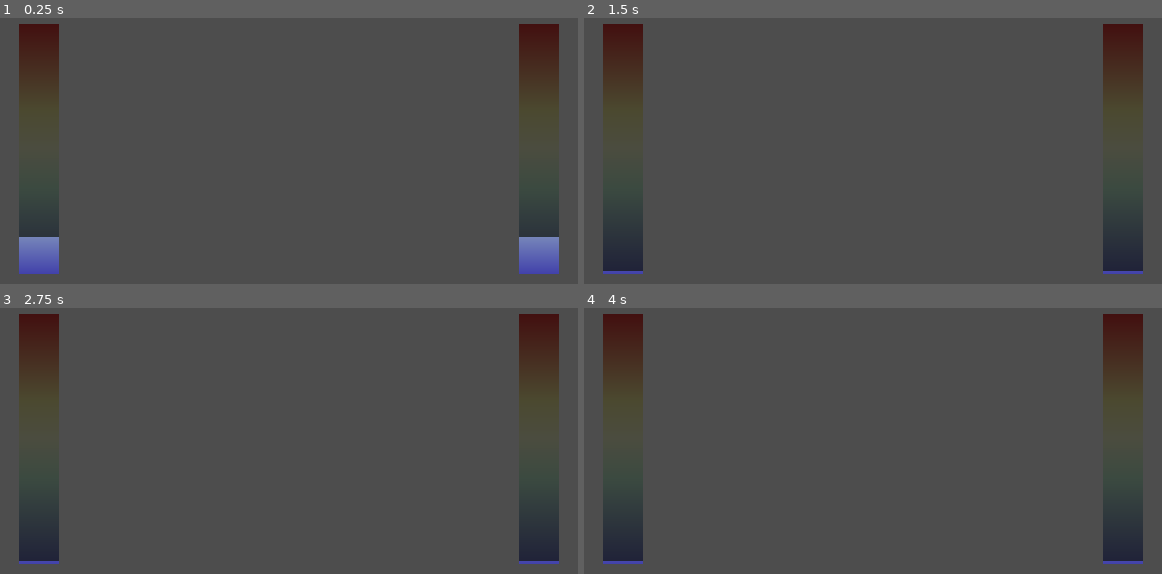
Above: before the commit, frames 1-4 (two rows, left to right).
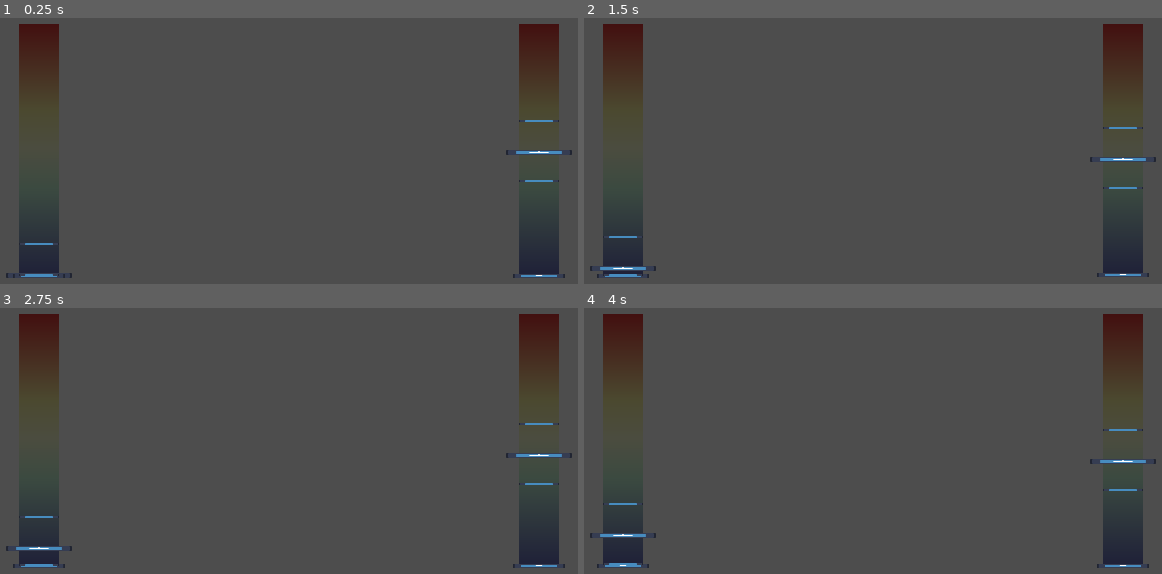
Above: after the commit, the same moments.

Repository: khromeengine/homunculus-GDAC-Jam-S25
Game: Godot game, scene res://scenes/main.tscn
Two runs of this game, one before a commit and one after it. Both use one fixed random seed, a clock stepped at 60 frames per second and the inputs below. The engine's default icon, where the game draws it, is replaced by a stand-in: a white triangle on a blue panel in a dark square.
Inputs (mouse positions are in pixels of both pictures, inside the frame that each line leads up to):
- Up to frame 1 (0.25 s): no input
- Up to frame 2 (1.5 s): move the mouse to (1029, 135) at 0.52 s; click (1029, 135) at 0.6 s; tap Enter at 1.25 s; move the mouse to (734, 214) at 1.27 s; right-click (734, 214) at 1.35 s
- Up to frame 3 (2.75 s): move the mouse to (outside the picture) at 2.02 s; click (outside the picture) at 2.1 s
- Up to frame 4 (4 s): move the mouse to (outside the picture) at 2.77 s; right-click (outside the picture) at 2.85 s; tap Space at 3.5 s; move the mouse to (outside the picture) at 3.52 s; click (outside the picture) at 3.6 s

The runs differ from the first frame. In frame 1, 2.3% of the frame differs, in the area x 1-99%, y 38-98%; in frame 2, 0.7%; in frame 3, 0.6%; in frame 4, 0.6%.

Commit message:
ui changes, confirmed functions work

Diff:
--- a/homunculus/resources/bar.gd
+++ b/homunculus/resources/bar.gd
@@ -37,4 +37,5 @@
 
 
 func function_step(delta: float, time: float):
-	target_velocity_function.call(target_velocity, delta, time, function_args)
+	target_velocity = target_velocity_function.call(target_velocity, delta, time, function_args)
+	print(target_velocity)
--- a/homunculus/resources/stage_res/00intro.tres
+++ b/homunculus/resources/stage_res/00intro.tres
@@ -5,16 +5,16 @@
 [ext_resource type="Script" uid="uid://xbwrn65j1g2a" path="res://scripts/stage/progression_event.gd" id="2_1ufie"]
 [ext_resource type="Script" uid="uid://batikc7b4heqv" path="res://scripts/stage/timed_event.gd" id="4_seijb"]
 
-[sub_resource type="Resource" id="Resource_1ev7f"]
+[sub_resource type="Resource" id="Resource_1ufie"]
 script = ExtResource("1_1ev7f")
-initial_target = 50.0
-target_velocity = 2.0
-leaking_value_velocity = -20.0
-input_value_velocity = 15.0
-progress_velocity = 15.0
-target_override = false
+initial_target = 0.0
+target_velocity = 0.0
+leaking_value_velocity = 0.0
+input_value_velocity = 0.0
+progress_velocity = 0.0
+target_override = true
 target_function = 0
-function_arguments = []
+function_arguments = [9]
 metadata/_custom_type_script = "uid://pgfrnr268xht"
 
 [sub_resource type="Resource" id="Resource_yul0v"]
@@ -23,7 +23,7 @@
 target_velocity = -2.0
 leaking_value_velocity = -10.0
 input_value_velocity = 15.0
-progress_velocity = 5.0
+progress_velocity = 9.0
 target_override = false
 target_function = 0
 function_arguments = []
@@ -38,7 +38,7 @@
 
 [resource]
 script = ExtResource("1_om11f")
-bar_specifications = Array[ExtResource("1_1ev7f")]([SubResource("Resource_1ev7f"), SubResource("Resource_yul0v")])
+bar_specifications = Array[ExtResource("1_1ev7f")]([SubResource("Resource_1ufie"), SubResource("Resource_yul0v")])
 timed_events = Array[ExtResource("4_seijb")]([SubResource("Resource_s1s4h")])
 progression_events = Array[ExtResource("2_1ufie")]([])
 metadata/_custom_type_script = "uid://1dbf20p0bdyx"
--- a/homunculus/resources/textures/bargradient.tres
+++ b/homunculus/resources/textures/bargradient.tres
@@ -6,5 +6,6 @@
 
 [resource]
 gradient = SubResource("Gradient_agmu1")
+width = 40
 height = 300
 fill_from = Vector2(1, 1)
--- a/homunculus/scenes/creature.tscn
+++ b/homunculus/scenes/creature.tscn
@@ -1,6 +1,21 @@
 [gd_scene load_steps=26 format=3 uid="uid://bmpeop4fukp26"]
 
 [ext_resource type="Texture2D" uid="uid://bcfvpt0brbtef" path="res://assets/sprites/homunculus/creature.png" id="1_upmfi"]
+
+[sub_resource type="Animation" id="Animation_0s51c"]
+length = 0.001
+tracks/0/type = "value"
+tracks/0/imported = false
+tracks/0/enabled = true
+tracks/0/path = NodePath("Sprite2D:frame")
+tracks/0/interp = 1
+tracks/0/loop_wrap = true
+tracks/0/keys = {
+"times": PackedFloat32Array(0),
+"transitions": PackedFloat32Array(1),
+"update": 1,
+"values": [0]
+}
 
 [sub_resource type="Animation" id="Animation_bvms0"]
 resource_name = "idle1"
@@ -123,21 +138,6 @@
 "transitions": PackedFloat32Array(1, 1, 1, 1, 1, 1, 1, 1, 1, 1, 1, 1, 1, 1, 1, 1, 1, 1, 1, 1, 1, 1, 1, 1, 1, 1),
 "update": 1,
 "values": [24, 25, 26, 27, 28, 29, 30, 31, 32, 33, 34, 35, 36, 37, 38, 39, 40, 41, 42, 43, 44, 45, 46, 47, 48, 49]
-}
-
-[sub_resource type="Animation" id="Animation_0s51c"]
-length = 0.001
-tracks/0/type = "value"
-tracks/0/imported = false
-tracks/0/enabled = true
-tracks/0/path = NodePath("Sprite2D:frame")
-tracks/0/interp = 1
-tracks/0/loop_wrap = true
-tracks/0/keys = {
-"times": PackedFloat32Array(0),
-"transitions": PackedFloat32Array(1),
-"update": 1,
-"values": [0]
 }
 
 [sub_resource type="AnimationLibrary" id="AnimationLibrary_k15pb"]
--- a/homunculus/scenes/ui/bar_ui.tscn
+++ b/homunculus/scenes/ui/bar_ui.tscn
@@ -7,19 +7,36 @@
 [node name="BarUI" type="TextureProgressBar"]
 offset_right = 64.0
 offset_bottom = 300.0
-step = 0.2
-value = 60.0
+step = 0.0
 fill_mode = 3
 texture_under = ExtResource("1_a3ipj")
 texture_progress = ExtResource("1_a3ipj")
 tint_under = Color(0.2937, 0.33, 0.296725, 0.788235)
 script = ExtResource("2_r3ur1")
 
-[node name="TextureRect" type="TextureRect" parent="."]
-layout_mode = 1
-anchors_preset = 10
-anchor_right = 1.0
+[node name="TargetMarker" type="TextureRect" parent="."]
+layout_mode = 0
 offset_right = 64.0
-grow_horizontal = 2
+offset_bottom = 5.0
 texture = ExtResource("3_r4jag")
 expand_mode = 1
+
+[node name="ValueMarker" type="TextureRect" parent="."]
+layout_mode = 0
+offset_right = 52.0
+offset_bottom = 4.0
+texture = ExtResource("3_r4jag")
+expand_mode = 1
+
+[node name="MaxMarker" type="TextureRect" parent="."]
+offset_right = 40.0
+offset_bottom = 2.0
+texture = ExtResource("3_r4jag")
+expand_mode = 1
+
+[node name="MinMarker" type="TextureRect" parent="."]
+layout_mode = 0
+offset_right = 40.0
+offset_bottom = 2.0
+texture = ExtResource("3_r4jag")
+expand_mode = 1
--- a/homunculus/scripts/state/game_state.gd
+++ b/homunculus/scripts/state/game_state.gd
@@ -12,7 +12,7 @@
 
 const MIN_BAR = 0
 const MAX_BAR = 100
-const GOOD_RANGE = 20
+const GOOD_RANGE = 12
 const DONE_PROGRESS = 100
 
 var done_count: int = 0
@@ -99,6 +99,14 @@
 		return -1
 
 
+func get_do_bar_target_calc(id: BarID, amt: float) -> float:
+	if _bars.has(id):
+		return clampf(_bars[id].target_value + amt, MIN_BAR, MAX_BAR)
+	else:
+		printerr("Tried getting value of invalid bar ", id)
+		return -1
+
+
 func get_bar_target(id: BarID) -> float:
 	if _bars.has(id):
 		return _bars[id].target_value
@@ -144,12 +152,11 @@
 		var min_range: float = clampf(bar.target_value - GOOD_RANGE, MIN_BAR, MAX_BAR)
 		if bar.uses_target_velocity_function:
 			bar.function_step(delta, time)
-		else:
-			bar.target_value = clampf(bar.target_value + bar.target_velocity * delta, MIN_BAR, MAX_BAR)
+		bar.target_value = clampf(bar.target_value + bar.target_velocity * delta, MIN_BAR, MAX_BAR)
 		bar.value = clampf(bar.value + bar.value_velocity * delta, MIN_BAR, MAX_BAR)
 		total_progress += bar.progress
 		if not bar.done:
-			if (bar.value > min_range and bar.value < max_range):
+			if (bar.value >= min_range and bar.value <= max_range):
 				bar.progress += bar.progress_velocity * delta
 			if bar.progress >= DONE_PROGRESS:
 				bar.done = true
--- a/homunculus/scripts/ui/bar_ui.gd
+++ b/homunculus/scripts/ui/bar_ui.gd
@@ -1,24 +1,49 @@
 class_name BarUI
 extends TextureProgressBar
 
-@export var lerp_weight: float = 0.25
+@export var lerp_weight: float = 0.4
 @export var id: GameState.BarID
 @export var height: int = 250
 @export var width: int = 40
 
+@export var target_width: float = 66
+@export var value_width: float = 52
+@export var ex_width: float = 40
+
+@onready var target_marker = $TargetMarker
+@onready var value_marker = $ValueMarker
+@onready var min_marker = $MinMarker
+@onready var max_marker = $MaxMarker
 @onready var topY: float = global_position.y
 @onready var botY: float = global_position.y + height
 
 var _goto_value: float = 0
 
 func _ready():
-	$TextureRect.global_position.y = topY
-	texture_under.set("height", height)
-	texture_under.set("width", width)
-	StageState.frame_update.connect(_on_frame_update)
+	visible = false
+	GameState.bar_ready.connect(_on_bar_ready)
 
 
-func _on_frame_update(delta: float, time: float):
+func _on_frame_update(delta: float, _time: float):
 	_goto_value = GameState.get_bar_value(id)
-	value = lerpf(value, _goto_value, 1 - pow(lerp_weight, 4 * delta))
-	$TextureRect.global_position.y = botY - (height / 100 * GameState.get_bar_target(id))
+	value = lerpf(value, _goto_value, 1 - pow(lerp_weight, 13 * delta))
+	value_marker.global_position.y = lerpf(botY, topY, value / GameState.MAX_BAR)
+	target_marker.global_position.y = lerpf(botY, topY, GameState.get_bar_target(id) / GameState.MAX_BAR)
+	min_marker.global_position.y = lerpf(botY, topY,
+		GameState.get_do_bar_target_calc(id, -GameState.GOOD_RANGE) / GameState.MAX_BAR)
+	max_marker.global_position.y = lerpf(botY, topY,
+		GameState.get_do_bar_target_calc(id, GameState.GOOD_RANGE) / GameState.MAX_BAR)
+
+
+func _on_bar_ready(checkid: GameState.BarID):
+	if id == checkid:
+		target_marker.size.x = target_width
+		target_marker.position.x = (width - target_width) / 2
+		value_marker.size.x = value_width
+		value_marker.position.x = (width - value_width) / 2
+		min_marker.size.x = width
+		max_marker.size.x = width
+		texture_under.set("height", height)
+		texture_under.set("width", width)
+		StageState.frame_update.connect(_on_frame_update)
+		visible = true
--- a/homunculus/scripts/velocity_functions.gd
+++ b/homunculus/scripts/velocity_functions.gd
@@ -1,12 +1,21 @@
 extends Node
 
 enum types {
-	RANDOM
+	RANDOM,
+	SIN,
 }
 
 var math: Array[Callable] = [
 	randomVelocity,
+	sinVelocity,
 ]
 
 func randomVelocity(velocity: float, delta: float, time: float, args: Array[Variant]):
-	pass
+	var weight = -velocity * args[0]
+	var ayo = velocity + randf_range(-100 + weight, 130) * 3 * delta
+	print(ayo)
+	return ayo
+
+
+func sinVelocity(velocity: float, delta: float, time: float, args: Array[Variant]):
+	return (GameState.MAX_BAR / 2) * sin(args[0] * time)
